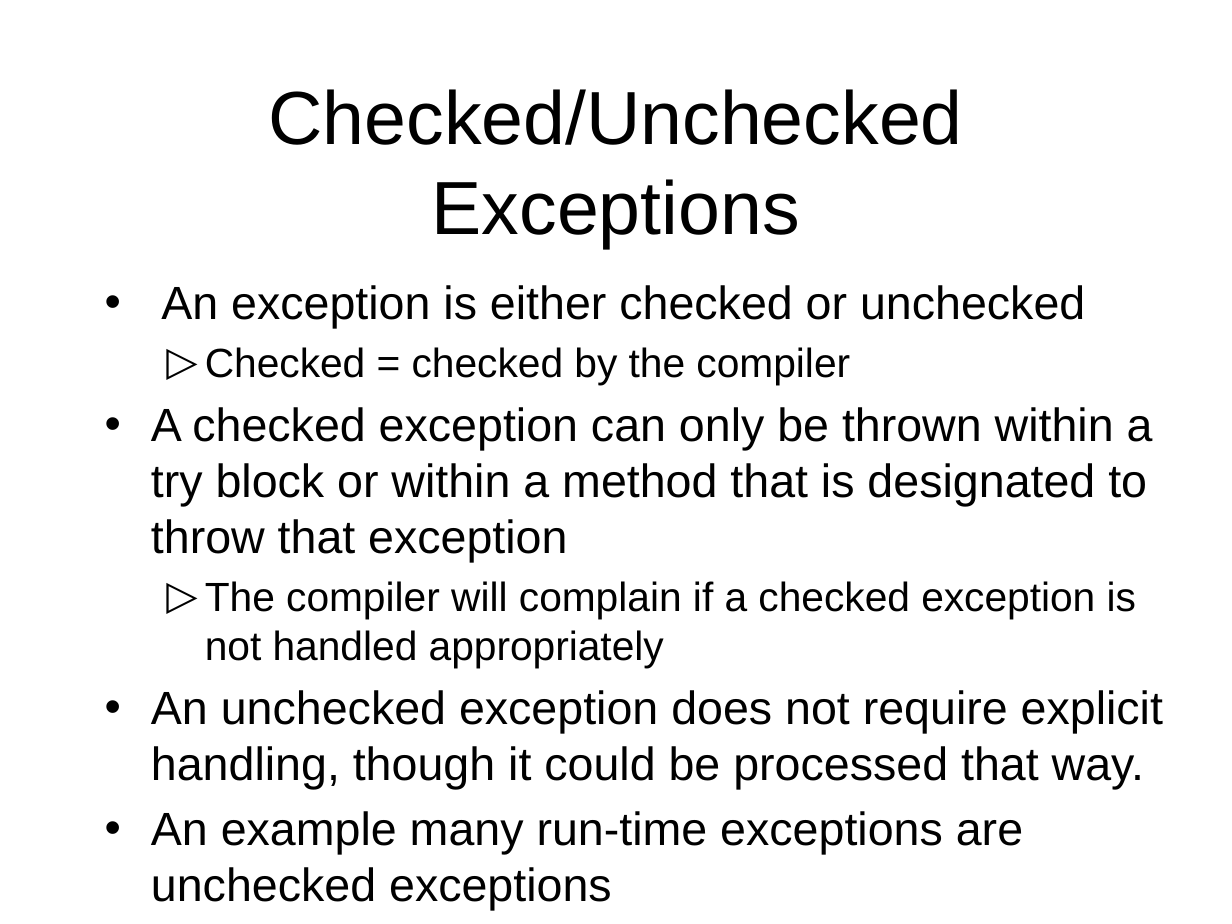
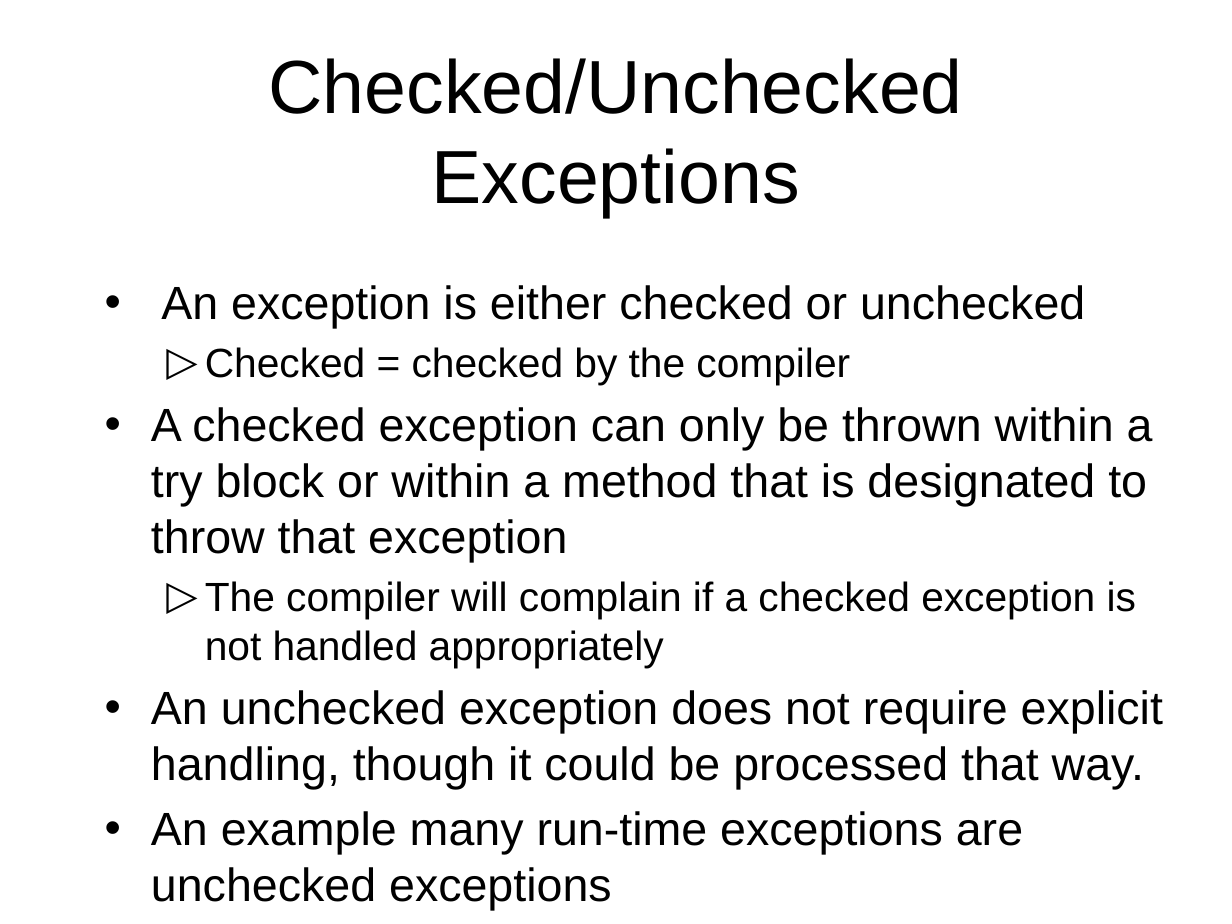
Before and after one commit to octaviordz/zjnu2017.github.io, a slide deck: slide 18 of OOP/lectures/060--Internal.Classes.and.Exceptions.pptx (slide 17 before the commit). Drawn at 1232x924 pixels with LibreOffice and Linux fonts; fonts in the diff are those of the drawing. Boxes give left, top, right and bottom in pixels: in the first picture for what was removed or moved away, otherwise in the second. Text is boxed around its words. In the diff, an @@ line names an element or a change of style, - is before the commit and + after.

```diff
--- a/OOP/lectures/060--Internal.Classes.and.Exceptions.pptx
+++ b/OOP/lectures/060--Internal.Classes.and.Exceptions.pptx
@@ title "Checked/Unchecked Exceptions": place and size @@
-title "Checked/Unchecked Exceptions" at [268,89,962,248]
+title "Checked/Unchecked Exceptions" at [268,58,962,217]
```
Also in this commit, not shown: 24 other slides changed, 1 slide added, 2 other files.
